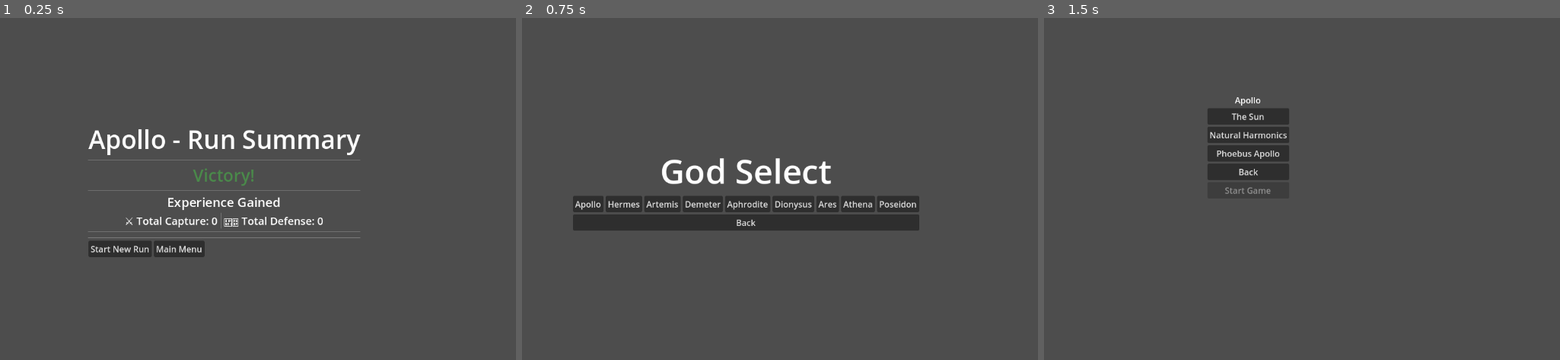
Above: before the commit, frames 1-3 (left to right).
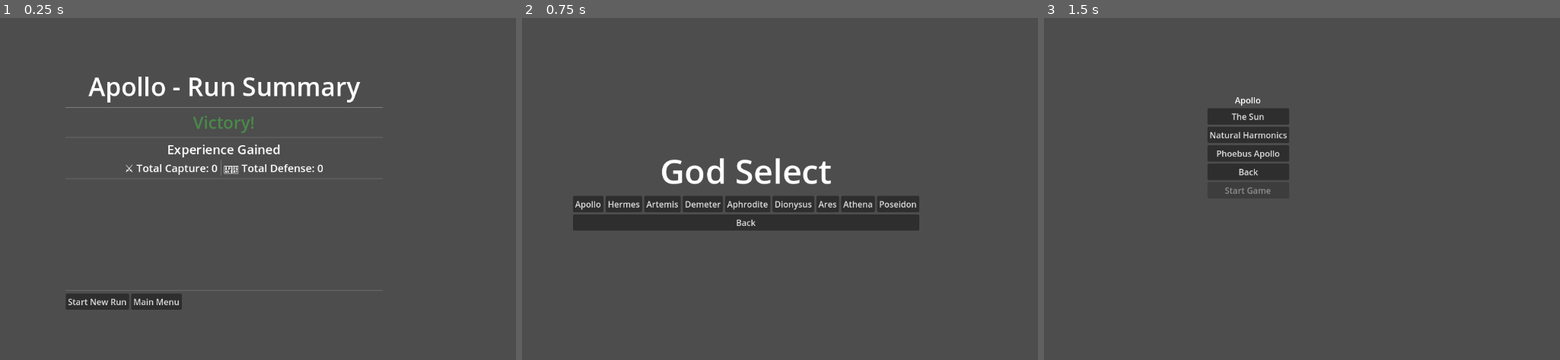
Above: after the commit, the same moments.

Repository: leslieharding/Mnemosyne
Game: Godot game, scene res://Scenes/RunSummary.tscn
Two runs of this game, one before a commit and one after it. Both use one fixed random seed, a clock stepped at 60 frames per second and the inputs below. This scene is started directly instead of the project's main scene.
Inputs:
- Up to frame 1 (0.25 s): no input
- Up to frame 2 (0.75 s): click "Start New Run" at 0.5 s
- Up to frame 3 (1.5 s): click "Apollo" at 1.25 s

The runs differ from the first frame. In frame 1, 6.4% of the frame differs, in the area x 12-75%, y 17-86%; in frame 2, nothing differs; in frame 3, nothing differs.

Commit message:
Update RunSummary.tscn

Diff:
--- a/Scenes/RunSummary.tscn
+++ b/Scenes/RunSummary.tscn
@@ -71,6 +71,7 @@
 layout_mode = 2
 
 [node name="ScrollContainer" type="ScrollContainer" parent="VBoxContainer"]
+custom_minimum_size = Vector2(600, 200)
 layout_mode = 2
 
 [node name="CardDetailsContainer" type="VBoxContainer" parent="VBoxContainer/ScrollContainer"]
